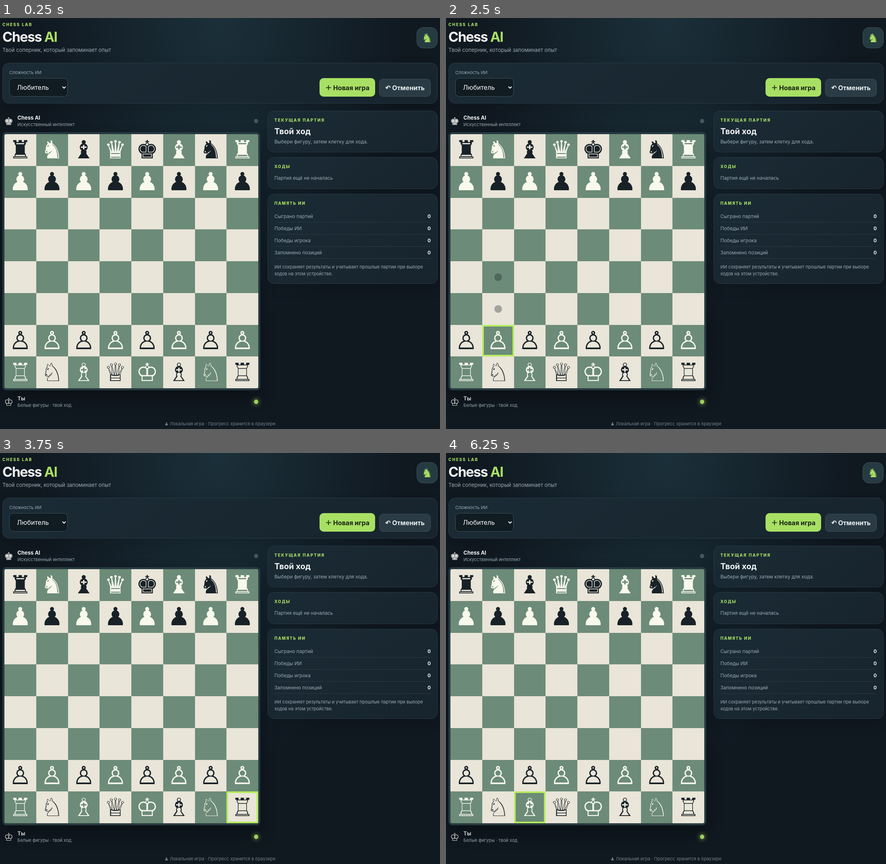
Above: before the commit, frames 1-4 (two rows, left to right).
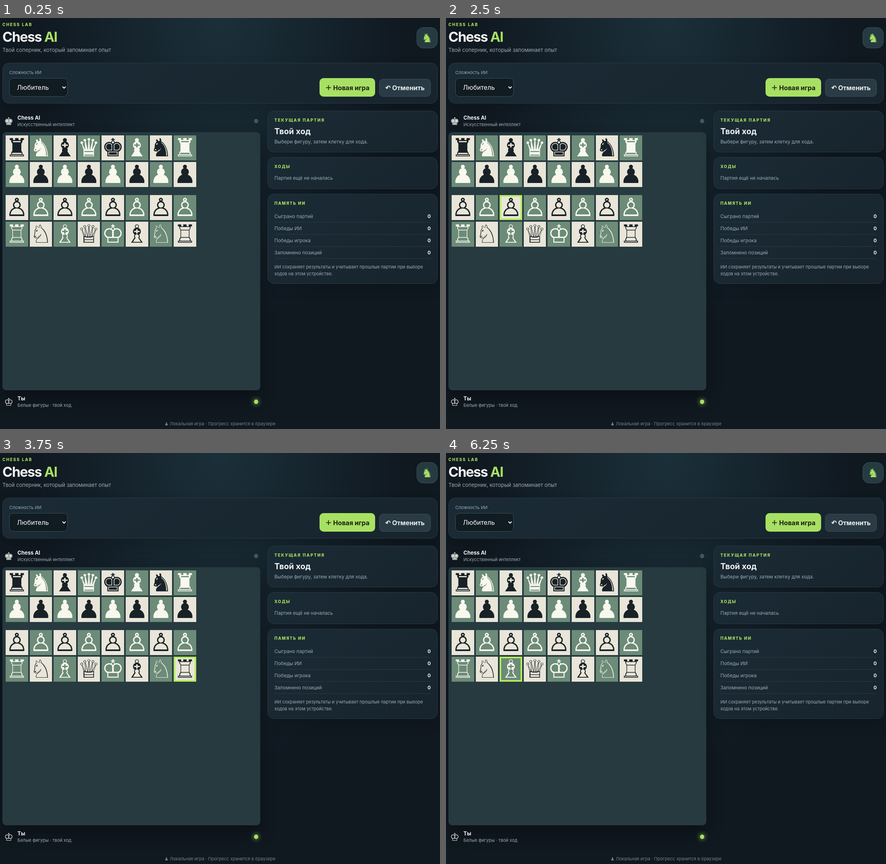
Above: after the commit, the same moments.

Repository: aliiinkfrbvkirsn/Chess-AI
Game: browser game, page index.html
Same seed, same stepped clock (60 frames per second), same inputs: the game is played once before the commit and once after it.
Inputs (mouse positions are in pixels of both pictures, inside the frame that each line leads up to):
- Up to frame 1 (0.25 s): no input
- Up to frame 2 (2.5 s): click "♚" at 1.27 s; click "♞" at 1.87 s; click (630, 149) at 2.02 s; click "♙" at 2.47 s
- Up to frame 3 (3.75 s): click (101, 625) at 3.07 s; click "♖" at 3.67 s
- Up to frame 4 (6.25 s): click "♙" at 4.27 s; click (512, 609) at 4.52 s; click "♟" at 4.87 s; click "♜" at 5.47 s; click "♗" at 6.07 s

The runs differ from the first frame. In frame 1, 31% of the frame differs, in the area x 1-59%, y 28-94%; in frame 2, 31%; in frame 3, 31%; in frame 4, 31%.

Commit message:
Replace chessboard renderer with semantic 8x8 table

Diff:
--- a/script.js
+++ b/script.js
@@ -11,23 +11,33 @@
   function save(){try{localStorage.setItem(key,JSON.stringify(memory))}catch(e){} updateStats()}
   function updateStats(){ $("games").textContent=memory.games; $("aiWins").textContent=memory.aiWins; $("playerWins").textContent=memory.playerWins; $("memory").textContent=Object.keys(memory.positions).length; }
   function render(){
-    boardEl.innerHTML=""; boardEl.style.display="grid"; boardEl.style.gridTemplateColumns="repeat(8,minmax(0,1fr))"; boardEl.style.gridTemplateRows="repeat(8,minmax(0,1fr))"; boardEl.style.position="relative";
-    for(let r=0;r<8;r++)for(let c=0;c<8;c++){
-      const sq="abcdefgh"[c]+(8-r), p=game.get(sq), el=document.createElement("button");
-      el.type="button"; el.className="square "+((r+c)%2?"dark":"light"); el.style.position="relative"; el.style.gridColumn=String(c+1); el.style.gridRow=String(r+1); el.style.width="100%"; el.style.height="100%";
-      if(selected===sq)el.classList.add("selected");
-      if(legal.includes(sq)){el.classList.add("legal");if(p)el.classList.add("capture");}
-      if(lastMove&&(lastMove.from===sq||lastMove.to===sq))el.classList.add("last");
-      el.textContent=p?glyph[p.color+p.type]:""; el.setAttribute("aria-label",sq+(p?", "+p.type:""));
-      el.addEventListener("click",()=>tap(sq)); boardEl.appendChild(el);
+    const history=game.history();
+    let table='<table class="chess-table" aria-label="Шахматная доска"><tbody>';
+    for(let r=0;r<8;r++){
+      table+='<tr>';
+      for(let c=0;c<8;c++){
+        const sq="abcdefgh"[c]+(8-r), p=game.get(sq);
+        const classes=["square",((r+c)%2?"dark":"light")];
+        if(selected===sq)classes.push("selected");
+        if(legal.includes(sq)){classes.push("legal");if(p)classes.push("capture");}
+        if(lastMove&&(lastMove.from===sq||lastMove.to===sq))classes.push("last");
+        const piece=p?glyph[p.color+p.type]:"";
+        table+='<td><button type="button" class="'+classes.join(" ")+'" data-square="'+sq+'" aria-label="'+sq+(p?", "+p.type:"")+'">'+piece+'</button></td>';
+      }
+      table+='</tr>';
     }
+    table+='</tbody></table>';
+    boardEl.innerHTML=table;
     $("moves").innerHTML="";
-    const history=game.history();
     if(!history.length){const li=document.createElement("li");li.className="empty";li.textContent="Партия ещё не началась";$("moves").append(li)}
     history.forEach((m,i)=>{if(i%2===0){const li=document.createElement("li");li.textContent=(Math.floor(i/2)+1)+". "+m;$("moves").append(li)}else{$("moves").lastChild.textContent+="   "+m}});
     $("moves").scrollTop=$("moves").scrollHeight;
     updateStatus();
   }
+  boardEl.addEventListener("click",event=>{
+    const cell=event.target.closest("button[data-square]");
+    if(cell)tap(cell.dataset.square);
+  });
   function updateStatus(){
     const over=game.game_over();
     $("aiTurn").classList.toggle("active",game.turn()==="b"&&!over);
